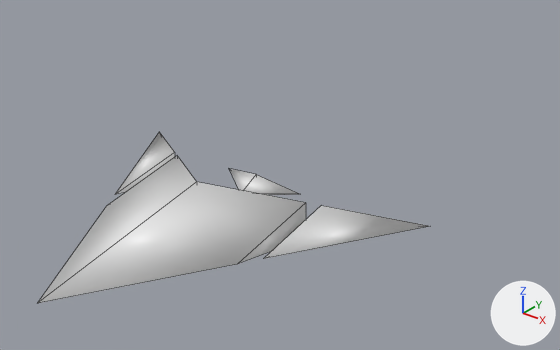
Before and after pictures for a commit that changed the FBX model Assets/Meshes/SM_Ship.fbx.
Camera for both pictures: a 50 mm lens placed at (3.85, -3.79, 2.96), pointed at (-0.42, 1.55, -0.35). Lighting does not change. The marker at lower right points along +X, +Y and +Z. Mesh edges are drawn as thin lines.

Before the edit, the objects in view are built like this:
```python
me_vert = bpy.data.meshes.new('Vert')
me_vert.from_pydata(...)  # 22 vertices, 22 faces; spans x -1.5..1.5, y -0.3..0.3, z -1.0..1.5
me_vert.materials.append(mat_ship)  # white #e7e7e7
ob_vert = bpy.data.objects.new('Vert', me_vert)
ob_vert.location = (0.0, 0.0, 0.0)
ob_vert.rotation_euler = (1.571, 0.0, 0.0)  # degrees (90, 0, 0)
```
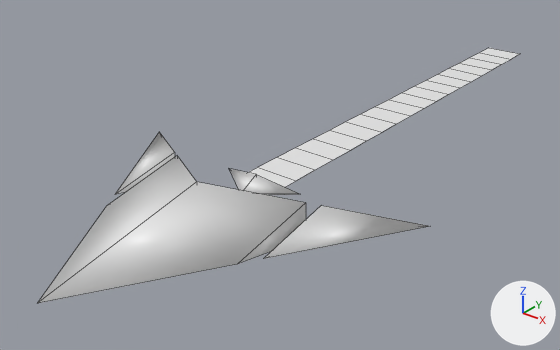
Pixel boxes (x1, y1, x2, y2) of what changed, in the pictures (560 x 350 px; the box of a moved part takes in the faces that stretch with it):
'Vert', reshaped, turned
    before: (38, 132, 428, 303)
    after: (38, 48, 519, 303)
part 1 of me_vert, moved or reshaped
    both: (229, 169, 299, 195)
part 2 of me_vert, added
    after: (248, 48, 519, 187)

What changed in the scene script:
```text
Add mat_trail:
    mat_trail = principled_material('Trail')
    mat_trail.base_color = (0.8, 0.8, 0.8)  # white #e7e7e7
Change me_vert:
    used by ob_vert; location = (0.0, 0.0, 0.0); rotation_euler = (1.571, 0.0, 0.0), in degrees (90, 0, 0)
    remove me_vert.from_pydata(...)  # 22 vertices, 22 faces; spans x -1.5..1.5, y -0.3..0.3, z -1.0..1.5
    add me_vert.from_pydata(...)  # 60 vertices, 40 faces; spans x -1.5..1.5, y -1.5..5.7, z -0.3..0.3
    me_vert part 1: the loose piece of 5 vertices spanning x -0.4..0.4, y -0.1..0.1, z -0.8..-0.5 is turned 90 degrees about the x axis through the mesh origin
    me_vert part 2: a new loose piece of 38 vertices spanning x -0.22..0.22, y 0.7..5.7, z 0.0, in mat_trail (white #e7e7e7)
    add me_vert.materials.append(mat_trail)  # white #e7e7e7
Change ob_vert:
    ob_vert.rotation_euler: (1.571, 0.0, 0.0) -> (0.0, 0.0, 0.0)  # degrees (90, 0, 0) -> degrees (0, 0, 0)
```
